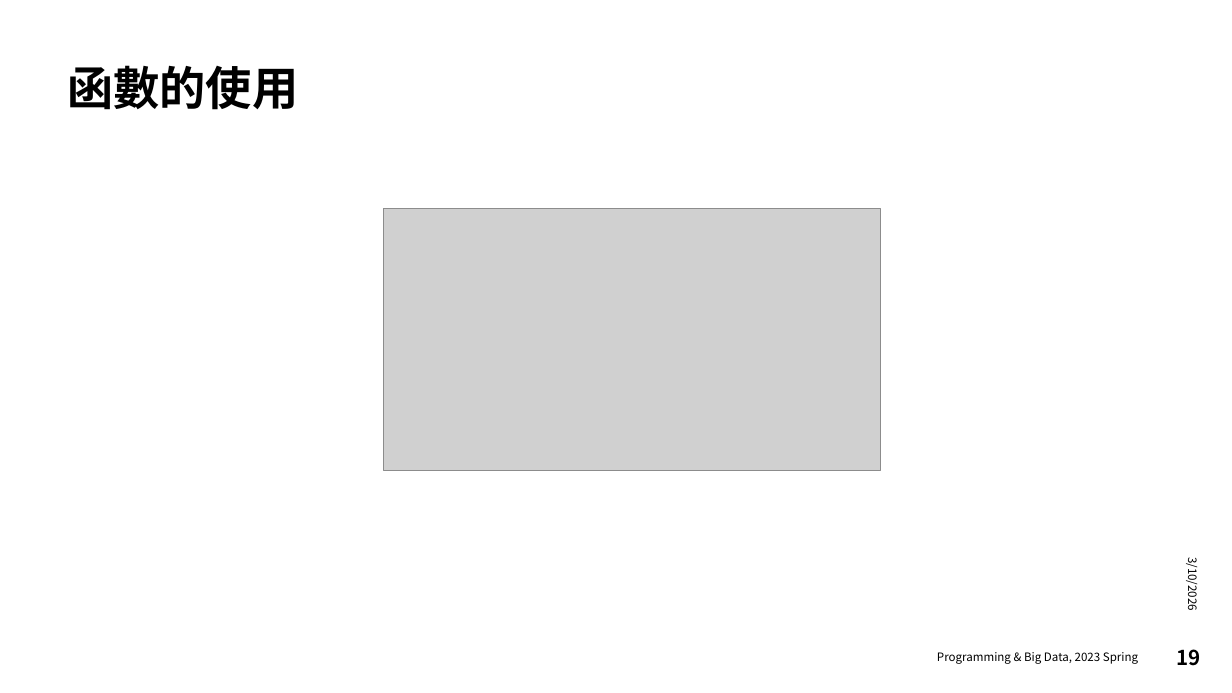
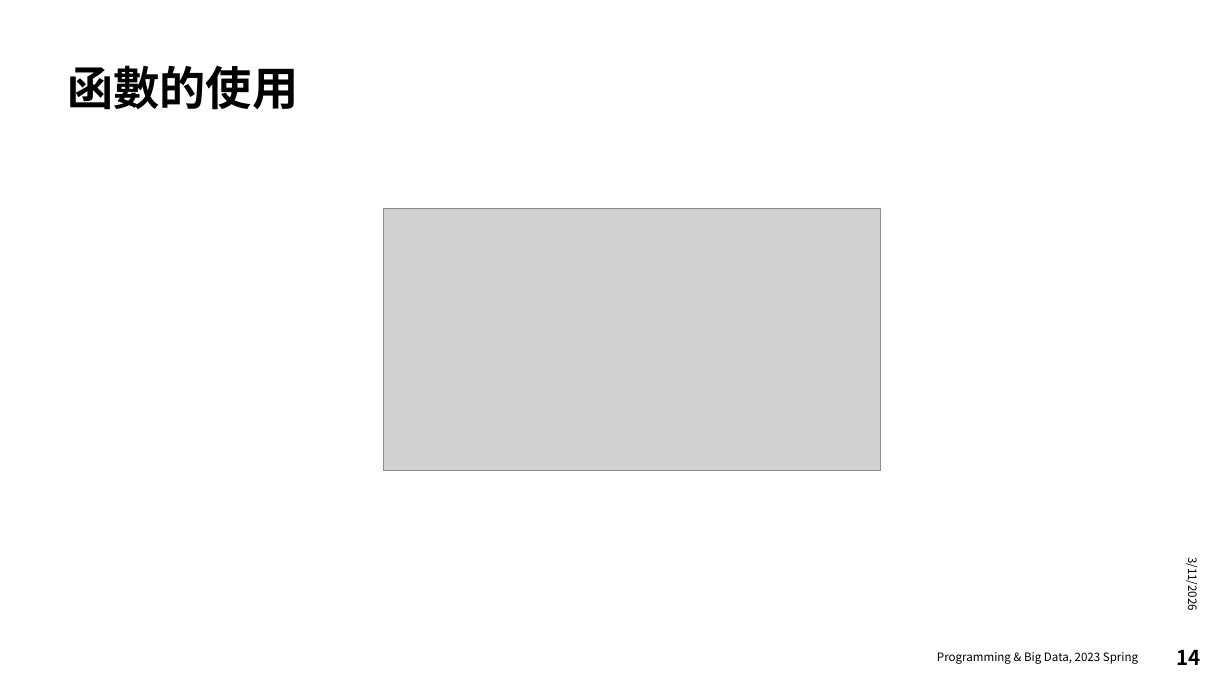
Before and after one commit to audachang/ncu-compneuro-2026-spring, a slide deck: slide 14 of week-03-functions_data_structures_and_file_io/Week3_202603012_functions, & data IO.pptx (slide 19 before the commit). Drawn at 1232x693 pixels with LibreOffice and Linux fonts; fonts in the diff are those of the drawing; grey boxes stand for pictures. Boxes give left, top, right and bottom in pixels: in the first picture for what was removed or moved away, otherwise in the second. Text is boxed around its words. In the diff, an @@ line names an element or a change of style, - is before the commit and + after.

```diff
--- a/week-03-functions_data_structures_and_file_io/Week3_202603012_functions, & data IO.pptx
+++ b/week-03-functions_data_structures_and_file_io/Week3_202603012_functions, & data IO.pptx
@@ text at (1185, 562, 1202, 610): text changed @@
-3/10/2026
+3/11/2026
@@ page number at (1176, 649, 1200, 665): text changed @@
-19
+14
```
Also in this commit, not shown: 27 other slides changed, 30 other files.
